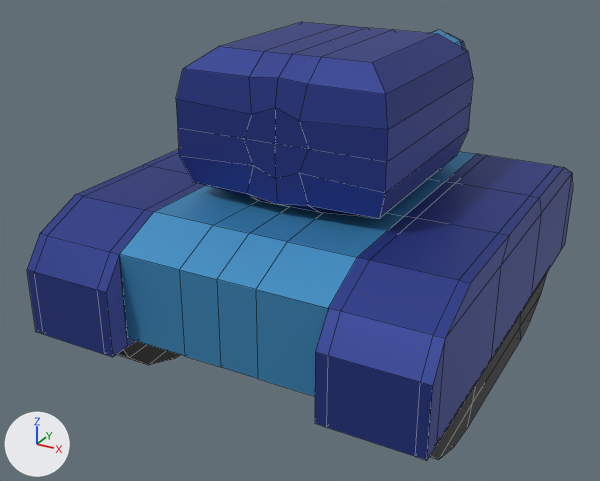
The FBX model Models/Simple Tank1.fbx: old version first, new version second.
The view is the same before and after, from a 50 mm camera at (1.72, -3.45, 2.25) aimed at (-0.18, 0.01, 0.52). Every picture has the same lights, and +X, +Y and +Z are marked at lower left. Mesh edges are drawn as thin lines. Where no turn or scale is listed for an object, it has been applied to the vertices.

In view in the first picture: 'Barrel', 'Body', 'Turret'.
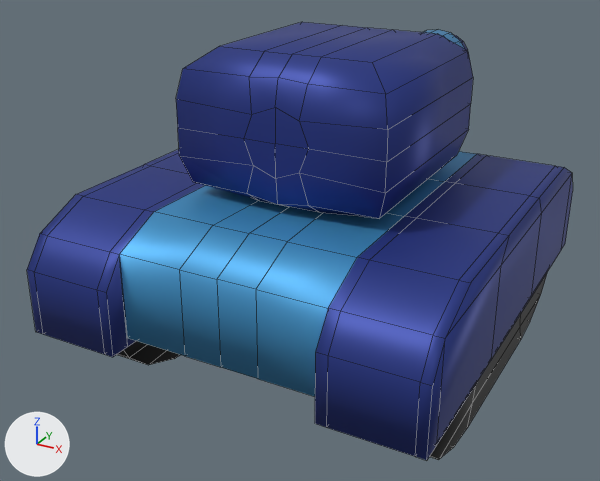
Location of each change, [x1, y1, x2, y2] in pixels of the pictures (600 x 481 px):
'Barrel', reshaped
    before: [430, 30, 465, 49]
    after: [422, 30, 468, 50]
part 1 of me_cube_001, shading changed
    both: [176, 22, 473, 218]
part 2 of me_cube_003, added
    after: [422, 30, 468, 50]
part 4 of me_cube_002, shading changed
    both: [27, 149, 573, 460]

The change, as a diff of the scene's bpy script:
```diff
--- a/Models/Simple Tank1.fbx.py
+++ b/Models/Simple Tank1.fbx.py
@@ mat_tank_primary_001 @@
+mat_tank_primary_001 = principled_material('Tank Primary.001')
+mat_tank_primary_001.base_color = (0.0578, 0.304, 0.589)  # blue #4496ca
+mat_tank_primary_001.metallic = 0.5
@@ mat_tank_secondary_001 @@
+mat_tank_secondary_001 = principled_material('Tank Secondary.001')
+mat_tank_secondary_001.base_color = (0.0268, 0.0484, 0.274)  # blue #2e3e8f
+mat_tank_secondary_001.metallic = 0.5
@@ mat_tracks_001 @@
+mat_tracks_001 = principled_material('Tracks.001')
+mat_tracks_001.base_color = (0.0, 0.0, 0.0)  # black #000000
+mat_tracks_001.roughness = 0.6
@@ me_cube_002 @@
 me_cube_002.from_pydata(...)  # 202 vertices, 198 faces; spans x -0.95..0.95, y -1.1..1.1, z -0.48..0.38
 # used by ob_body; location = (0.0, 0.0, 0.5)
+# me_cube_002 part 4: edges marked sharp go from 192 to 0
 me_cube_002.materials.append(mat_tracks)
@@ me_cube_003 @@
 # used by ob_barrel; location = (0.0, 0.0, 1.22)
-me_cube_003.from_pydata(...)  # 66 vertices, 64 faces; spans x -0.192..0.192, y 0.516..1.587, z -0.199..0.18
-me_cube_003.materials.append(mat_tracks)  # black #000000
-me_cube_003.materials.append(mat_tank_secondary)  # blue #2e3e8f
-me_cube_003.materials.append(mat_tank_primary)  # blue #4496ca
+me_cube_003.from_pydata(...)  # 322 vertices, 320 faces; spans x -0.192..0.192, y 0.516..1.587, z -0.199..0.18
+# me_cube_003 part 2: 256 vertices added at x -0.192..0.192, y 0.516..1.587, z -0.199..0.18
+# me_cube_003 part 3: the surface is now shaded smooth
+me_cube_003.materials.append(mat_tracks_001)  # black #000000
+me_cube_003.materials.append(mat_tank_secondary_001)  # blue #2e3e8f
+me_cube_003.materials.append(mat_tank_primary_001)  # blue #4496ca
@@ me_cube_001 @@
 me_cube_001.from_pydata(...)  # 70 vertices, 68 faces; spans x -0.509..0.509, y -0.527..0.523, z -0.334..0.341
 # used by ob_turret; location = (0.0, 0.0, 1.22)
+# me_cube_001 part 1: edges marked sharp go from 108 to 0
 me_cube_001.materials.append(mat_tank_secondary)
```
